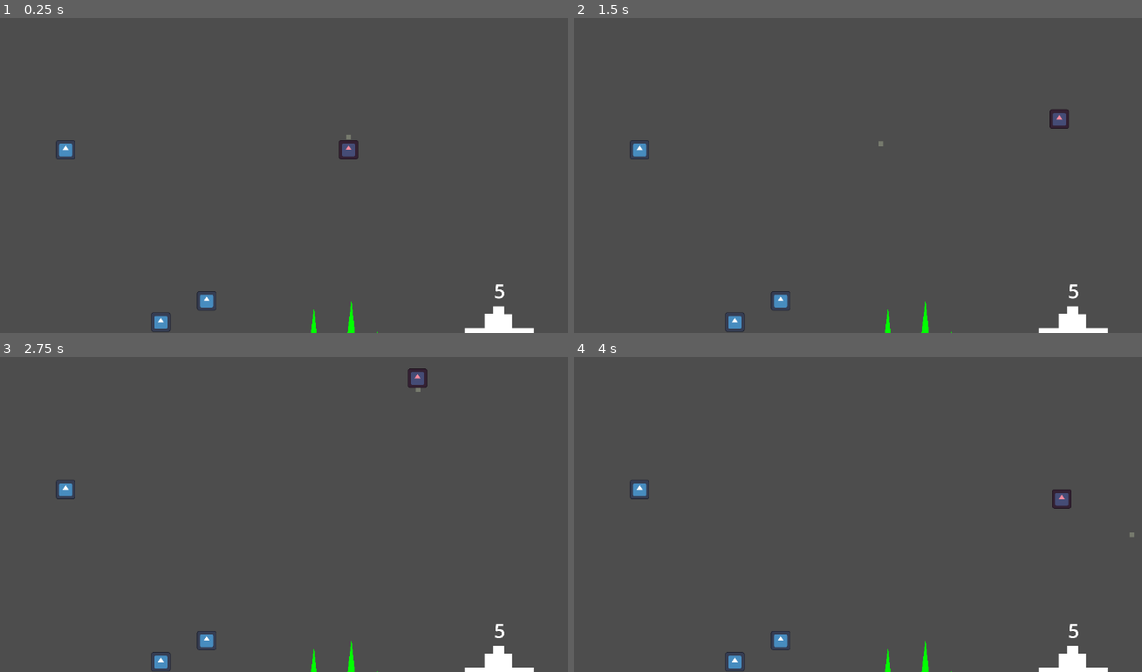
Above: before the commit, frames 1-4 (two rows, left to right).
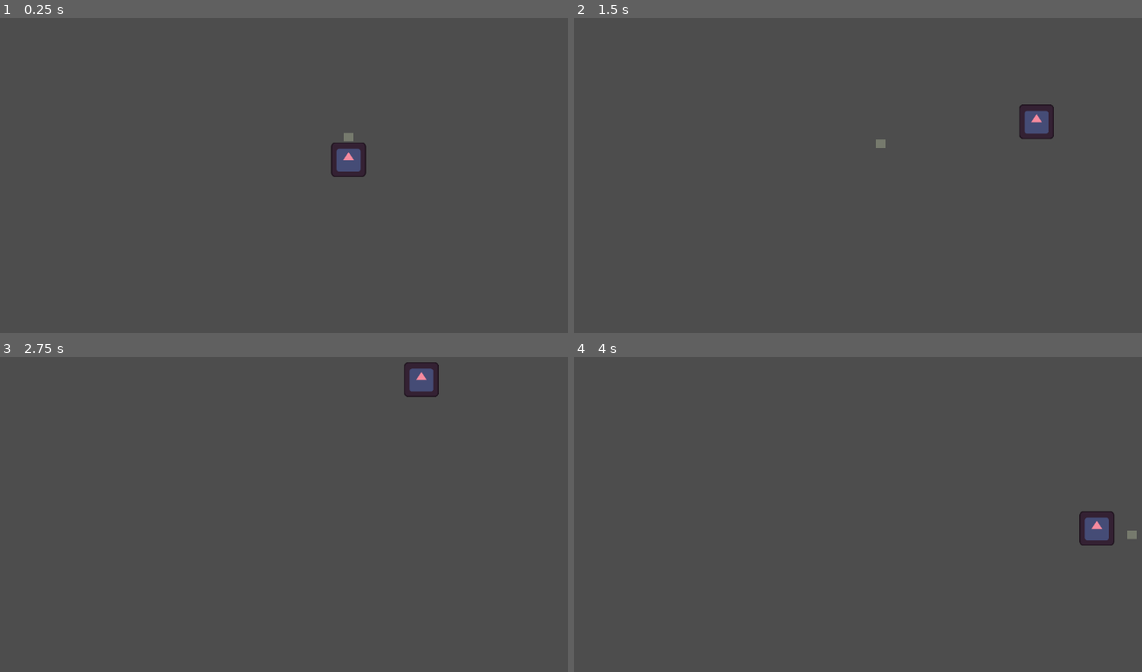
Above: after the commit, the same moments.

Repository: pradoh97/horde
Game: Godot game, scene res://level.tscn
Same seed, same stepped clock (60 frames per second), same inputs: the game is played once before the commit and once after it. The engine's default icon, where the game draws it, is replaced by a stand-in: a white triangle on a blue panel in a dark square.
Inputs (mouse positions are in pixels of both pictures, inside the frame that each line leads up to):
- Up to frame 1 (0.25 s): no input
- Up to frame 2 (1.5 s): tap Enter at 0.5 s; move the mouse to (1073, 118) at 0.52 s; press the mouse at (1073, 118) at 0.53 s; release the mouse at (1073, 118) at 1.25 s; drag from (784, 156) to (1073, 118) at 1.27 s
- Up to frame 3 (2.75 s): move the mouse to (420, 388) at 2.02 s; press the mouse at (420, 388) at 2.03 s
- Up to frame 4 (4 s): release the mouse at (994, 388) at 2.75 s; drag from (886, 555) to (994, 379) at 2.77 s; move the mouse to (1130, 533) at 3.52 s; press the mouse at (1130, 533) at 3.53 s

The runs differ from the first frame. In frame 1, 1.7% of the frame differs, in the area x 9-95%, y 36-100%; in frame 2, 1.9%; in frame 3, 1.6%; in frame 4, 1.9%, in the area x 9-100%, y 39-100%.

Commit message:
Add level ticker

Diff:
--- a/city.gd
+++ b/city.gd
@@ -15,7 +15,6 @@
 
 func capture_city():
 	captured = true
-	$TroopSpawnTimer.start()
 	var tween: Tween = create_tween()
 	tween.set_parallel()
 	tween.tween_property($Polygon2D, "color", Color("#3f6ecc"), tween_duration)
@@ -37,7 +36,6 @@
 			capture_city()
 
 
-
-func _on_troop_spawn_timer_timeout():
-	spawn_troop()
-	$TroopSpawnTimer.start()
+func _on_level_day_passed():
+	if captured:
+		spawn_troop()
--- a/level.gd
+++ b/level.gd
@@ -1,5 +1,14 @@
 extends Node2D
+@export var day_duration: int = 3
+
+signal day_passed
 
 func _ready():
 	$Mouse.area_entered.connect($Army._on_mouse_area_entered)
 	$Mouse.area_exited.connect($Army._on_mouse_area_exited)
+	$DayTicker.wait_time = day_duration
+	$DayTicker.start()
+
+
+func _on_day_ticker_timeout():
+	day_passed.emit()
--- a/level.tscn
+++ b/level.tscn
@@ -1,16 +1,19 @@
-[gd_scene load_steps=8 format=3 uid="uid://qm3e3y4bogel"]
+[gd_scene load_steps=11 format=3 uid="uid://qm3e3y4bogel"]
 
 [ext_resource type="Script" uid="uid://buhwamjhhmanh" path="res://level.gd" id="1_0b4ue"]
 [ext_resource type="PackedScene" uid="uid://dmrc341gv6ohb" path="res://army/army.tscn" id="1_vonw3"]
 [ext_resource type="Script" uid="uid://dwgxsi4vbqent" path="res://mouse.gd" id="2_vonw3"]
 [ext_resource type="PackedScene" uid="uid://dfvp6yysbr662" path="res://minion/minion.tscn" id="3_oi3di"]
-[ext_resource type="Script" uid="uid://c25l2c3djphnx" path="res://city.gd" id="5_f2txt"]
+[ext_resource type="Script" uid="uid://frlxd6kknd4j" path="res://camera_2d.gd" id="4_km5ld"]
+[ext_resource type="Texture2D" uid="uid://dteeqtomkve4" path="res://assets/Wood.png" id="5_1ainy"]
+[ext_resource type="PackedScene" uid="uid://bx2ov2sv7h0q0" path="res://resources/city.tscn" id="5_f2txt"]
+[ext_resource type="Script" uid="uid://un16qyui8dc7" path="res://collectible_resource.gd" id="5_n6hdu"]
 
 [sub_resource type="CircleShape2D" id="CircleShape2D_u52ul"]
 radius = 62.649822
 
-[sub_resource type="RectangleShape2D" id="RectangleShape2D_0b4ue"]
-size = Vector2(507, 365)
+[sub_resource type="RectangleShape2D" id="RectangleShape2D_1ainy"]
+size = Vector2(244, 244)
 
 [node name="Level" type="Node2D"]
 script = ExtResource("1_0b4ue")
@@ -33,7 +36,7 @@
 [node name="Army" parent="." instance=ExtResource("1_vonw3")]
 position = Vector2(378, -1243)
 override_minions_properties = true
-max_speed = 2200.0
+max_speed = 2000.0
 acceleration = 200.0
 deceleration_factor = 0.15
 full_stop_speed = 160.0
@@ -41,13 +44,14 @@
 
 [node name="Camera2D" type="Camera2D" parent="Army"]
 position = Vector2(0, -83)
-zoom = Vector2(0.25, 0.25)
+zoom = Vector2(0.5, 0.5)
 drag_horizontal_enabled = true
 drag_vertical_enabled = true
 drag_left_margin = 0.5
 drag_top_margin = 0.5
 drag_right_margin = 0.5
 drag_bottom_margin = 0.5
+script = ExtResource("4_km5ld")
 
 [node name="Minion" parent="." instance=ExtResource("3_oi3di")]
 position = Vector2(-516, -104)
@@ -65,65 +69,41 @@
 position = Vector2(-1492, -1525)
 
 [node name="Trees" type="Node2D" parent="."]
+position = Vector2(-2320, -651)
 
-[node name="Tree" type="Polygon2D" parent="Trees"]
-scale = Vector2(0.5, 0.5)
-color = Color(0, 1, 0, 1)
-polygon = PackedVector2Array(41, -531, 96, 4, 58, 4, 58, 121, 10, 121, 10, 5, -24, 5)
+[node name="CollectibleResource" type="Area2D" parent="Trees"]
+script = ExtResource("5_n6hdu")
 
-[node name="Tree2" type="Polygon2D" parent="Trees"]
-position = Vector2(377, -267)
-scale = Vector2(0.5, 0.5)
-color = Color(0, 1, 0, 1)
-polygon = PackedVector2Array(41, -531, 96, 4, 58, 4, 58, 121, 10, 121, 10, 5, -24, 5)
+[node name="Sprite2D" type="Sprite2D" parent="Trees/CollectibleResource"]
+position = Vector2(10, 15)
+scale = Vector2(0.14799999, 0.14799999)
+texture = ExtResource("5_1ainy")
 
-[node name="Tree3" type="Polygon2D" parent="Trees"]
-position = Vector2(235, 50)
-scale = Vector2(0.5, 0.5)
-color = Color(0, 1, 0, 1)
-polygon = PackedVector2Array(41, -531, 96, 4, 58, 4, 58, 121, 10, 121, 10, 5, -24, 5)
+[node name="Sprite2D2" type="Sprite2D" parent="Trees/CollectibleResource"]
+position = Vector2(-24, -16)
+scale = Vector2(0.14799999, 0.14799999)
+texture = ExtResource("5_1ainy")
 
-[node name="Tree4" type="Polygon2D" parent="Trees"]
-position = Vector2(129, -217)
-scale = Vector2(0.5, 0.5)
-color = Color(0, 1, 0, 1)
-polygon = PackedVector2Array(41, -531, 96, 4, 58, 4, 58, 121, 10, 121, 10, 5, -24, 5)
+[node name="Sprite2D3" type="Sprite2D" parent="Trees/CollectibleResource"]
+position = Vector2(23, -19)
+scale = Vector2(0.14799999, 0.14799999)
+texture = ExtResource("5_1ainy")
 
-[node name="Tree5" type="Polygon2D" parent="Trees"]
-position = Vector2(547, -61)
-scale = Vector2(0.5, 0.5)
-color = Color(0, 1, 0, 1)
-polygon = PackedVector2Array(41, -531, 96, 4, 58, 4, 58, 121, 10, 121, 10, 5, -24, 5)
+[node name="CollisionShape2D" type="CollisionShape2D" parent="Trees/CollectibleResource"]
+shape = SubResource("RectangleShape2D_1ainy")
 
-[node name="City" type="Area2D" parent="."]
-position = Vector2(1153, -150)
-collision_layer = 256
-collision_mask = 4
-script = ExtResource("5_f2txt")
-
-[node name="CollisionShape2D" type="CollisionShape2D" parent="City"]
-position = Vector2(226.5, -185.5)
-shape = SubResource("RectangleShape2D_0b4ue")
-
-[node name="Polygon2D2" type="Polygon2D" parent="City"]
-position = Vector2(-5.8877873, 3.792085)
-scale = Vector2(1.0264026, 1.0264026)
-polygon = PackedVector2Array(-0.10925293, -29.025726, -0.10925293, -194.65273, 129.46945, -194.65274, 129.46948, -285.26044, 181.10608, -285.26044, 181.10608, -333, 251.25403, -333, 251.25403, -284.2862, 303.865, -284.2862, 303.865, -194.65273, 445.13513, -194.65273, 445.13513, -29.025726)
-
-[node name="Polygon2D" type="Polygon2D" parent="City"]
-polygon = PackedVector2Array(1, -30, 1, -190, 133, -190, 133, -283, 185, -283, 185, -333, 246, -333, 246, -283, 300, -283, 300, -191, 446, -191, 446, -30)
-
-[node name="Label" type="Label" parent="City"]
-offset_left = -21.0
-offset_top = -530.0
-offset_right = 468.0
-offset_bottom = -355.0
+[node name="Label" type="Label" parent="Trees/CollectibleResource"]
+offset_left = -230.0
+offset_top = -271.0
+offset_right = 259.0
+offset_bottom = -96.0
 theme_override_font_sizes/font_size = 128
 horizontal_alignment = 1
 
-[node name="TroopSpawnTimer" type="Timer" parent="City"]
-wait_time = 2.0
-one_shot = true
+[node name="City" parent="." instance=ExtResource("5_f2txt")]
+position = Vector2(1153, -150)
 
-[connection signal="body_entered" from="City" to="City" method="_on_body_entered"]
-[connection signal="timeout" from="City/TroopSpawnTimer" to="City" method="_on_troop_spawn_timer_timeout"]
+[node name="DayTicker" type="Timer" parent="."]
+
+[connection signal="day_passed" from="." to="City" method="_on_level_day_passed"]
+[connection signal="timeout" from="DayTicker" to="." method="_on_day_ticker_timeout"]
